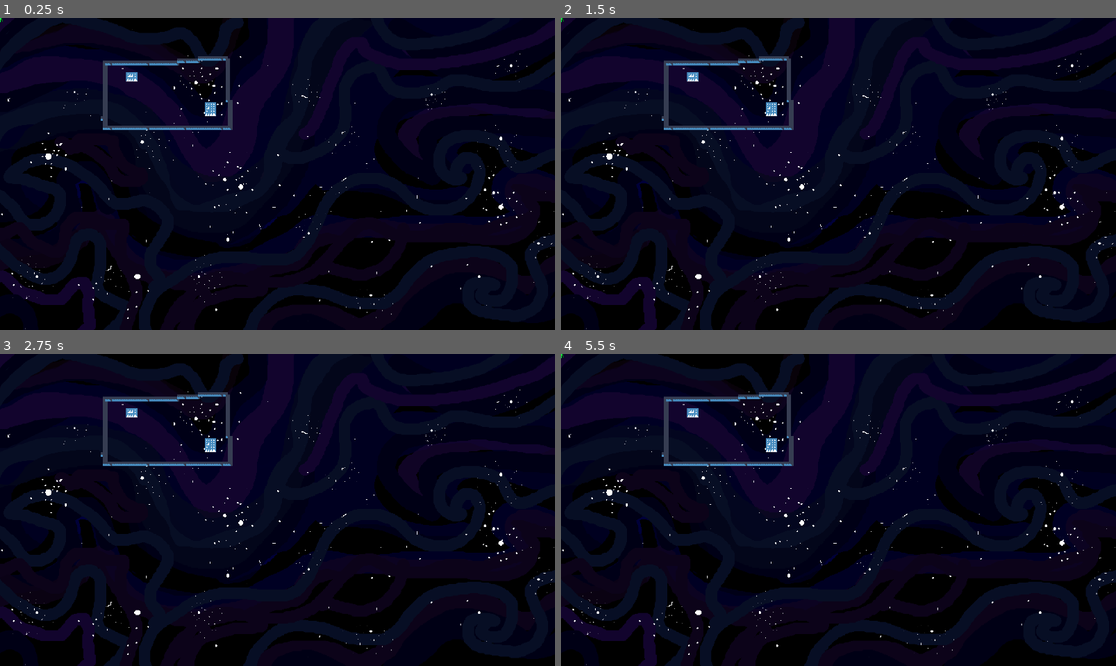
Above: before the commit, frames 1-4 (two rows, left to right).
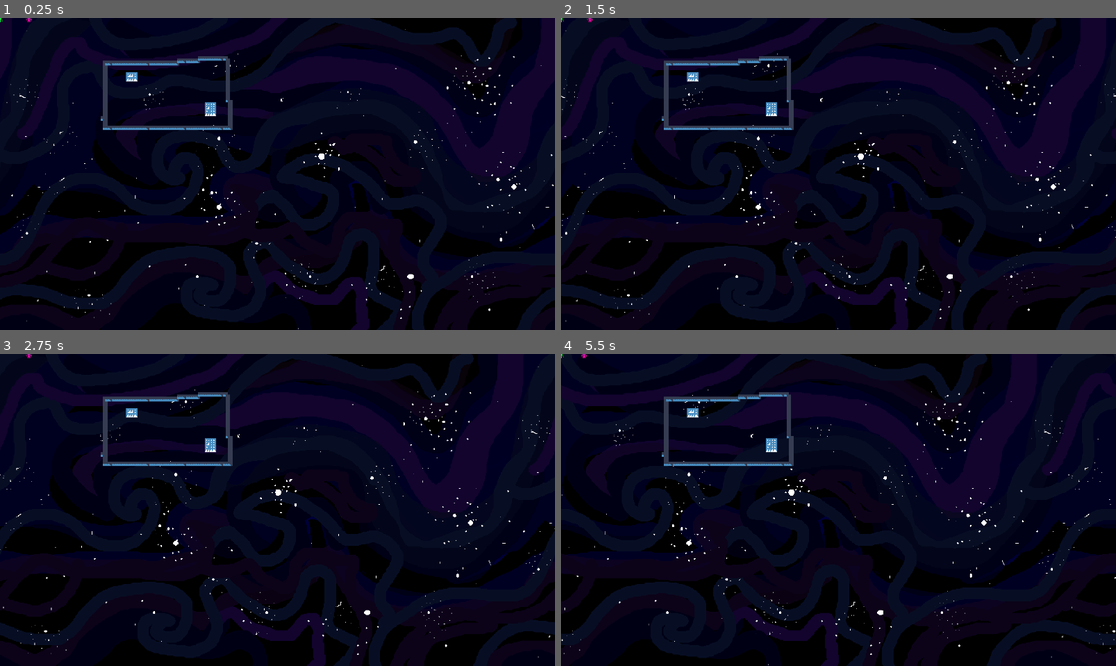
Above: after the commit, the same moments.

Repository: feargrinn/cyberiada2024
Game: Godot game, scene res://game.tscn
Same seed, same stepped clock (60 frames per second), same inputs: the game is played once before the commit and once after it. The engine's default icon, where the game draws it, is replaced by a stand-in: a white triangle on a blue panel in a dark square.
Inputs:
- Up to frame 1 (0.25 s): no input
- Up to frame 2 (1.5 s): tap S (A_dol) at 0.6 s; tap W (A_gora) at 1.35 s
- Up to frame 3 (2.75 s): tap A (A_lewo) at 2.1 s
- Up to frame 4 (5.5 s): tap one key every 0.75 s from 2.85 s: D (A_prawo) Down (B_dol) Up (B_gora) Left (B_lewo)

The runs differ from the first frame. In frame 1, 21% of the frame differs, in the area x 0-100%, y 0-100%; in frame 2, 20%; in frame 3, 20%; in frame 4, 21%.

Commit message:
moving tlo
moving tlo sie rusza :>

Diff:
--- a/game.tscn
+++ b/game.tscn
@@ -1,9 +1,10 @@
-[gd_scene load_steps=7 format=4 uid="uid://dr6pjruspb74u"]
+[gd_scene load_steps=8 format=4 uid="uid://dwxrlp5umwdky"]
 
+[ext_resource type="Texture2D" uid="uid://dtyg3uvglnlpj" path="res://background_stars.png" id="1_74gls"]
 [ext_resource type="Texture2D" uid="uid://b3kv3gwverjnd" path="res://icon.svg" id="1_ixew8"]
-[ext_resource type="PackedScene" uid="uid://bsadwdkvdmcp1" path="res://characterA.tscn" id="1_wrk8y"]
+[ext_resource type="PackedScene" uid="uid://bflqo0cvrf4kc" path="res://characterA.tscn" id="1_wrk8y"]
 [ext_resource type="Script" path="res://character_a.gd" id="2_d4g5r"]
-[ext_resource type="Texture2D" uid="uid://ce5bugs8hwhb" path="res://textures/background_stars.png" id="4_ltgog"]
+[ext_resource type="PackedScene" uid="uid://bskyjnmvgga3m" path="res://characterB.tscn" id="4_lj3na"]
 
 [sub_resource type="TileSetAtlasSource" id="TileSetAtlasSource_qgrxv"]
 texture = ExtResource("1_ixew8")
@@ -19,6 +20,16 @@
 
 [node name="game" type="Node2D"]
 
+[node name="Parallax2D" type="Parallax2D" parent="."]
+repeat_size = Vector2(1920, 0)
+autoscroll = Vector2(-60, 0)
+
+[node name="TextureRect" type="TextureRect" parent="Parallax2D"]
+z_index = -1
+offset_right = 1920.0
+offset_bottom = 1080.0
+texture = ExtResource("1_74gls")
+
 [node name="TileMapLayer" type="TileMapLayer" parent="."]
 tile_map_data = PackedByteArray("AAAtABQAAQAMAAIAAAAtABUAAQAMAAIAAAAtABYAAQAMAAIAAAAtABcAAQAMAAIAAAAtABgAAQAMAAIAAAAtAB …(3008 unchanged characters)…
 tile_set = SubResource("TileSet_sr5mr")
@@ -26,8 +37,4 @@
 [node name="characterA" parent="." instance=ExtResource("1_wrk8y")]
 script = ExtResource("2_d4g5r")
 
-[node name="TextureRect" type="TextureRect" parent="."]
-z_index = -1
-offset_right = 40.0
-offset_bottom = 40.0
-texture = ExtResource("4_ltgog")
+[node name="characterB" parent="." instance=ExtResource("4_lj3na")]
Binary file added: background_stars.png
Not shown, changed: background_stars.png.import
Binary file removed: textures/background_stars.png
